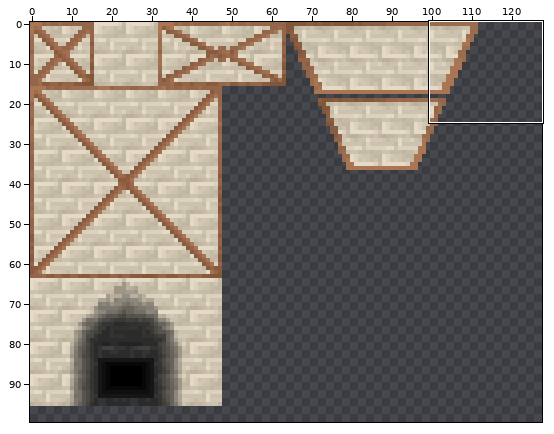
Two states of a sprite sheet, src/main/resources/assets/immersive_geology/textures/multiblock/reverberation_furnace.png. The first picture is a wide view before the edit; the outline marks the close-up.
Close-up. Old version:
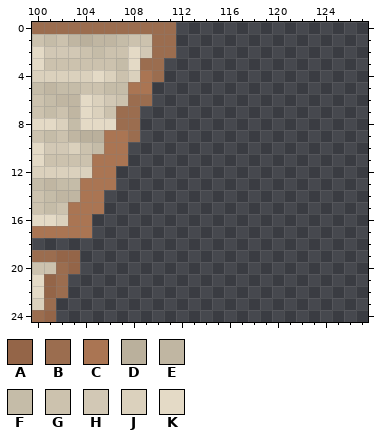
The file is 128x128 pixels. Colours within 5 levels of each other are drawn and written as one. Shown: x 100..127, y 0..24. The wide view leaves out empty margins.
Palette (. is transparent): A #946548  B #9b6d4f  C #aa7553  D #bab09c  E #c0b6a2  F #c5bca8  G #ccc2ae  H #d2c8b5  J #dbd1bd  K #e4dac6
Pixels before, first column x 100:
 0 BBBBBBBBBBBB
 1 GFGEDEEFGGBB
 2 KHHHGFGGKHBB
 3 KGGGGGGFKBB.
 4 JJJJJKJGJCB.
 5 FEFFGGFFCC..
 6 GFEEKJHGBB..
 7 GFGEKJGBB...
 8 KKJFKKKBB...
 9 GFGEDDCCB...
10 KHHJGFCC....
11 KGGGGCCC....
12 JJJJJCC.....
13 FEFFCCC.....
14 GFEECC......
15 GFGCCC......
16 KKJCC.......
17 CCCCC.......
18 ............
19 BBAA........
20 GGBA........
21 KAB.........
22 KAB.........
23 JB..........
24 BA..........
Now the later version:
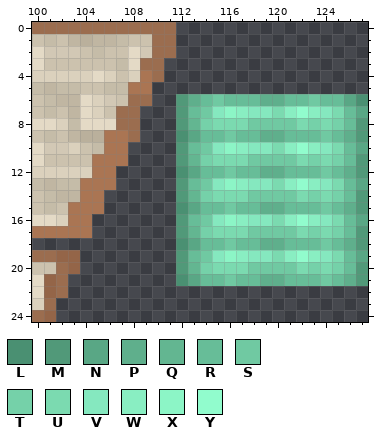
Colours new in this view: L #4a9072  M #519979  N #59a785  P #5faf8c  Q #63b691  R #67bd98  S #70c9a2  T #75d1a9  U #7bdab0  V #85e8bf  W #89eec2  X #8cf5c6  Y #91fccd
Commit: Copper reference
Changes in this commit:
{"y":6,"x":112,"old":"................","new":"MPRSRRRPPRRSRRNL"}
{"y":7,"x":112,"old":"................","new":"MRSVXWVVUWYWVURN"}
{"y":8,"x":112,"old":"................","new":"MQTUUUSSSSUTUTRM"}
{"y":9,"x":112,"old":"................","new":"LNRRSRRPPRRRSRPM"}
{"y":10,"x":112,"old":"................","new":"MRSVXWVVUWYWVURN"}
{"y":11,"x":112,"old":"................","new":"MQTUUUSSSSUTUTRM"}
{"y":12,"x":112,"old":"................","new":"LNRRSRRPPRRRSRPM"}
{"y":13,"x":112,"old":"................","new":"MRSVXWVVUWYWVURN"}
{"y":14,"x":112,"old":"................","new":"MQTUUUSSSSUTUTRM"}
{"y":15,"x":112,"old":"................","new":"LNRRSRRPPRRRSRPM"}
{"y":16,"x":112,"old":"................","new":"MRSVXWVVUWYWVURN"}
{"y":17,"x":112,"old":"................","new":"MQTUUUSSSSUTUTRM"}
{"y":18,"x":112,"old":"................","new":"LNRRSRRPPRRRSRPM"}
{"y":19,"x":112,"old":"................","new":"MRSVXWVVUWYWVURN"}
{"y":20,"x":112,"old":"................","new":"MQTUUUSSSSUTUTRM"}
{"y":21,"x":112,"old":"................","new":"LNRRSRRPPRRRSRPM"}
{"label":"added","picture_box":[176,94,368,286]}
